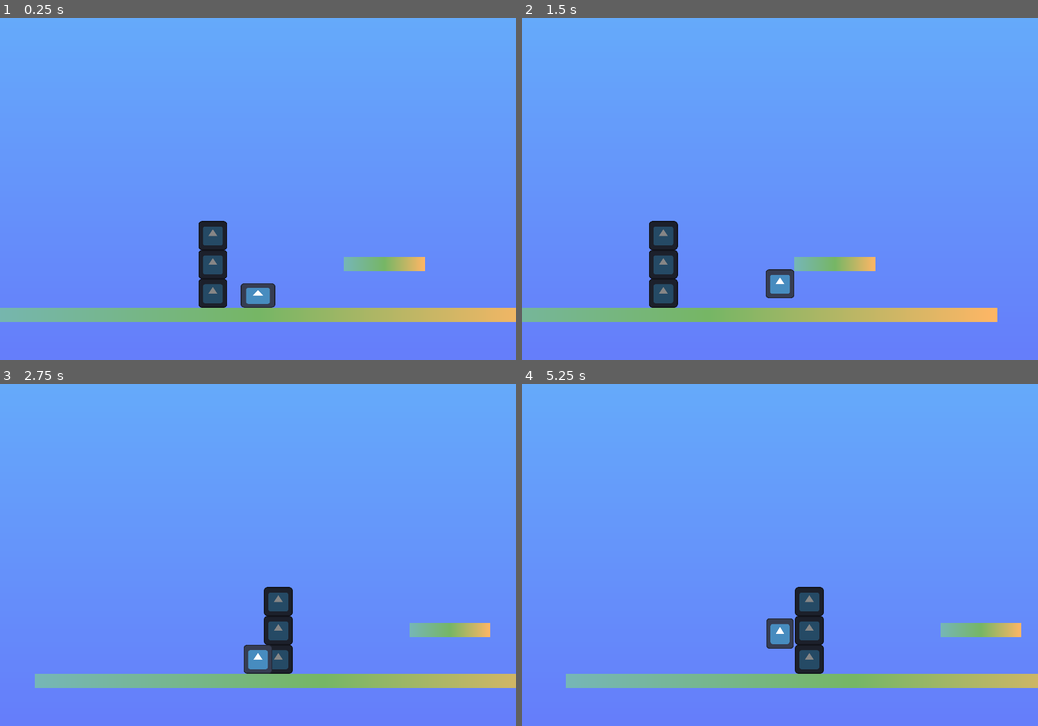
Above: before the commit, frames 1-4 (two rows, left to right).
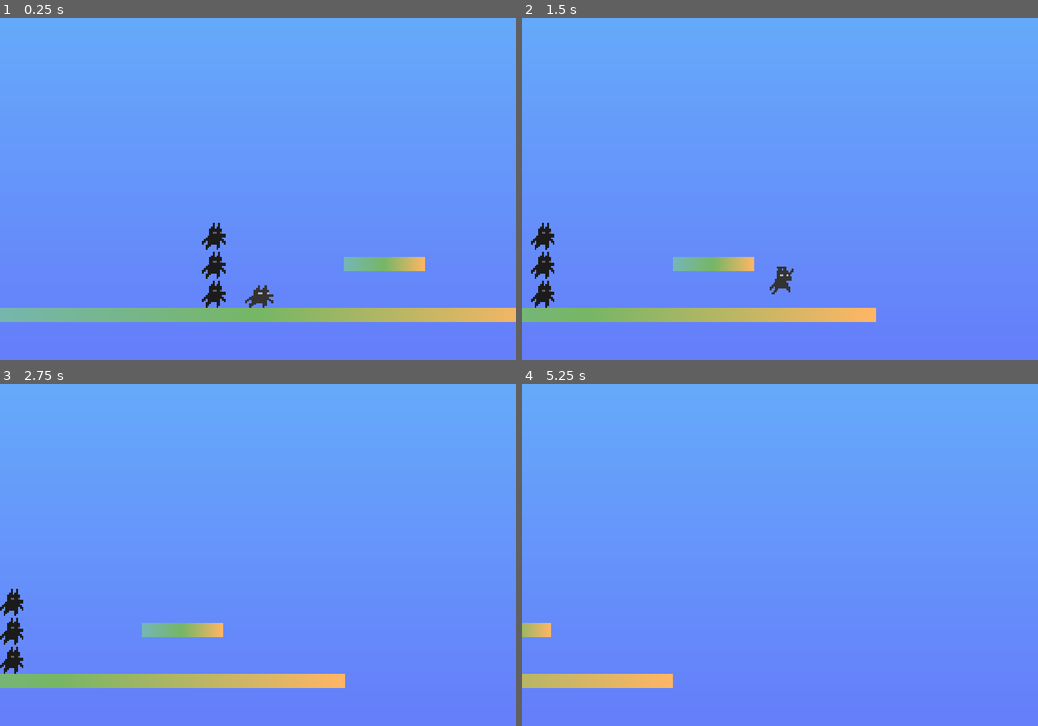
Above: after the commit, the same moments.

Repository: leafcabral/leafs-arcade
Game: Godot game, scene res://main/game_root.tscn
Two runs of this game, one before a commit and one after it. Both use one fixed random seed, a clock stepped at 60 frames per second and the inputs below. The engine's default icon, where the game draws it, is replaced by a stand-in: a white triangle on a blue panel in a dark square.
Inputs:
- Up to frame 1 (0.25 s): no input
- Up to frame 2 (1.5 s): hold D (move_right) from 0.53 s (still down); tap W (jump) at 0.6, 0.77, 1.07, 1.35 s
- Up to frame 3 (2.75 s): tap W (jump) at 1.52, 1.82, 2.1 s; release D (move_right) at 2.03 s; hold A (move_left) from 2.03 s (still down)
- Up to frame 4 (5.25 s): release A (move_left) at 2.78 s; hold D (move_right) 2.78-4.28 s; tap W (jump) at 2.85, 3.02, 3.32, 3.6, 3.77, 4.07, 4.35, 4.52, 4.82, 5.1 s; hold A (move_left) 4.28-5.03 s; hold D (move_right) from 5.03 s (still down)

The runs differ from the first frame. In frame 1, 1.8% of the frame differs, in the area x 38-54%, y 59-85%; in frame 2, 7.4%; in frame 3, 7.7%, in the area x 0-100%, y 59-89%; in frame 4, 6.9%.

Commit message:
feat(tower_of_lmao): add player rough sprites
Make project use nearest texture filter instead of linear

Diff:
--- a/5-tower-of-lmao/entities/player/player.gd
+++ b/5-tower-of-lmao/entities/player/player.gd
@@ -2,14 +2,36 @@
 
 
 @export_range(1, 2, 0.01, "or_greater") var strech_scale := 1.3
+@export_range(0, 1, 0.01, "or_greater") var strech_restore_seconds := 0.1
 
-@onready var sprite: Sprite2D = $Sprite2D
+@onready var sprite: AnimatedSprite2D = $Sprites
 @onready var sprite_original_scale := sprite.scale
 @onready var movement_controller: PlatformerMovement2D = $PlatformerMovement2D
 
 
 func _physics_process(delta: float) -> void:
-	sprite.scale = sprite.scale.move_toward(sprite_original_scale, delta * strech_scale)
+	sprite.scale = sprite.scale.move_toward(
+		sprite_original_scale,
+		delta * strech_scale / strech_restore_seconds
+	)
+	update_sprite_animation()
+
+
+func update_sprite_animation() -> void:
+	if velocity.y:
+		if velocity.y < 0:
+			sprite.play("jump")
+		elif velocity.y > 0:
+			sprite.play("fall")
+	elif velocity.x:
+		sprite.play("walk")
+	else:
+		sprite.play("idle")
+
+	if velocity.x > 0:
+		sprite.flip_h = false
+	elif velocity.x < 0:
+		sprite.flip_h = true
 
 
 func _on_platformer_movement_2d_jumped() -> void:
--- a/5-tower-of-lmao/entities/player/player.tscn
+++ b/5-tower-of-lmao/entities/player/player.tscn
@@ -1,23 +1,128 @@
-[gd_scene load_steps=5 format=3 uid="uid://b6uvxvcf0811"]
+[gd_scene load_steps=17 format=3 uid="uid://b6uvxvcf0811"]
 
 [ext_resource type="Script" uid="uid://bbqag8hc5bpke" path="res://entities/player/player.gd" id="1_sglur"]
-[ext_resource type="Texture2D" uid="uid://dmg650n3i811n" path="res://icon.svg" id="1_symyc"]
+[ext_resource type="Texture2D" uid="uid://mpovthr8rfmt" path="res://entities/player/sprites/sprite-sheet.png" id="2_bls4j"]
 [ext_resource type="Script" uid="uid://4s62gvwpjvxj" path="res://common/components/platformer_movement_2d.gd" id="3_sglur"]
 
+[sub_resource type="AtlasTexture" id="AtlasTexture_sglur"]
+atlas = ExtResource("2_bls4j")
+region = Rect2(0, 48, 16, 16)
+
+[sub_resource type="AtlasTexture" id="AtlasTexture_bls4j"]
+atlas = ExtResource("2_bls4j")
+region = Rect2(16, 48, 16, 16)
+
+[sub_resource type="AtlasTexture" id="AtlasTexture_a1qjk"]
+atlas = ExtResource("2_bls4j")
+region = Rect2(32, 48, 16, 16)
+
+[sub_resource type="AtlasTexture" id="AtlasTexture_fkugw"]
+atlas = ExtResource("2_bls4j")
+region = Rect2(0, 0, 16, 16)
+
+[sub_resource type="AtlasTexture" id="AtlasTexture_j3ovn"]
+atlas = ExtResource("2_bls4j")
+region = Rect2(0, 32, 16, 16)
+
+[sub_resource type="AtlasTexture" id="AtlasTexture_8fjmc"]
+atlas = ExtResource("2_bls4j")
+region = Rect2(0, 16, 16, 16)
+
+[sub_resource type="AtlasTexture" id="AtlasTexture_qiwj3"]
+atlas = ExtResource("2_bls4j")
+region = Rect2(16, 16, 16, 16)
+
+[sub_resource type="AtlasTexture" id="AtlasTexture_26q78"]
+atlas = ExtResource("2_bls4j")
+region = Rect2(32, 16, 16, 16)
+
+[sub_resource type="AtlasTexture" id="AtlasTexture_bectd"]
+atlas = ExtResource("2_bls4j")
+region = Rect2(48, 16, 16, 16)
+
+[sub_resource type="AtlasTexture" id="AtlasTexture_wvtmh"]
+atlas = ExtResource("2_bls4j")
+region = Rect2(64, 16, 16, 16)
+
+[sub_resource type="AtlasTexture" id="AtlasTexture_7thud"]
+atlas = ExtResource("2_bls4j")
+region = Rect2(80, 16, 16, 16)
+
+[sub_resource type="SpriteFrames" id="SpriteFrames_a1qjk"]
+animations = [{
+"frames": [{
+"duration": 1.0,
+"texture": SubResource("AtlasTexture_sglur")
+}, {
+"duration": 1.0,
+"texture": SubResource("AtlasTexture_bls4j")
+}, {
+"duration": 1.0,
+"texture": SubResource("AtlasTexture_a1qjk")
+}],
+"loop": false,
+"name": &"fall",
+"speed": 11.0
+}, {
+"frames": [{
+"duration": 1.0,
+"texture": SubResource("AtlasTexture_fkugw")
+}],
+"loop": true,
+"name": &"idle",
+"speed": 5.0
+}, {
+"frames": [{
+"duration": 1.0,
+"texture": SubResource("AtlasTexture_j3ovn")
+}],
+"loop": true,
+"name": &"jump",
+"speed": 5.0
+}, {
+"frames": [{
+"duration": 1.0,
+"texture": SubResource("AtlasTexture_8fjmc")
+}, {
+"duration": 1.0,
+"texture": SubResource("AtlasTexture_qiwj3")
+}, {
+"duration": 1.0,
+"texture": SubResource("AtlasTexture_26q78")
+}, {
+"duration": 1.0,
+"texture": SubResource("AtlasTexture_bectd")
+}, {
+"duration": 1.0,
+"texture": SubResource("AtlasTexture_wvtmh")
+}, {
+"duration": 1.0,
+"texture": SubResource("AtlasTexture_7thud")
+}],
+"loop": true,
+"name": &"walk",
+"speed": 10.0
+}]
+
 [sub_resource type="RectangleShape2D" id="RectangleShape2D_symyc"]
-size = Vector2(64, 64)
+size = Vector2(52, 48)
 
 [node name="Player" type="CharacterBody2D"]
 collision_mask = 2
 script = ExtResource("1_sglur")
+strech_restore_seconds = 0.15
 
-[node name="Sprite2D" type="Sprite2D" parent="."]
+[node name="Sprites" type="AnimatedSprite2D" parent="."]
 position = Vector2(0, 32)
-scale = Vector2(0.5, 0.5)
-texture = ExtResource("1_symyc")
-offset = Vector2(0, -64)
+scale = Vector2(4, 4)
+sprite_frames = SubResource("SpriteFrames_a1qjk")
+animation = &"fall"
+frame = 2
+frame_progress = 1.0
+offset = Vector2(0, -8)
 
 [node name="CollisionShape2D" type="CollisionShape2D" parent="."]
+position = Vector2(2, 8)
 shape = SubResource("RectangleShape2D_symyc")
 
 [node name="PlatformerMovement2D" type="Node2D" parent="."]
@@ -25,7 +130,9 @@
 jump_height = 128.0
 time_to_peak = 0.4
 jump_buffering_time = 0.1
-corner_correction_offset = Vector2(0, -32)
+corner_correction_amount = 11.78
+corner_correction_offset = Vector2(2, -16)
+corner_correction_distance_between = 50.6
 metadata/_custom_type_script = "uid://4s62gvwpjvxj"
 
 [connection signal="hit_floor" from="PlatformerMovement2D" to="." method="_on_platformer_movement_2d_hit_floor"]
--- a/5-tower-of-lmao/main/game_root.tscn
+++ b/5-tower-of-lmao/main/game_root.tscn
@@ -2,7 +2,7 @@
 
 [ext_resource type="PackedScene" uid="uid://dg2hpc4g0evkm" path="res://main/world/world.tscn" id="1_oc7al"]
 [ext_resource type="PackedScene" uid="uid://b6uvxvcf0811" path="res://entities/player/player.tscn" id="2_mf5tn"]
-[ext_resource type="Texture2D" uid="uid://dmg650n3i811n" path="res://icon.svg" id="3_sd42p"]
+[ext_resource type="Texture2D" uid="uid://mpovthr8rfmt" path="res://entities/player/sprites/sprite-sheet.png" id="3_sd42p"]
 
 [sub_resource type="Gradient" id="Gradient_mf5tn"]
 colors = PackedColorArray(0.39607844, 0.49411765, 0.98039216, 1, 0.39607844, 0.6901961, 0.98039216, 1)
@@ -43,17 +43,23 @@
 [node name="Icon" type="Sprite2D" parent="World/Node2D"]
 z_index = -1
 position = Vector2(0, -32)
-scale = Vector2(0.5, 0.5)
+scale = Vector2(4, 4)
 texture = ExtResource("3_sd42p")
+region_enabled = true
+region_rect = Rect2(0, 0, 16, 16)
 
 [node name="Icon2" type="Sprite2D" parent="World/Node2D"]
 z_index = -1
 position = Vector2(0, -96)
-scale = Vector2(0.5, 0.5)
+scale = Vector2(4, 4)
 texture = ExtResource("3_sd42p")
+region_enabled = true
+region_rect = Rect2(0, 0, 16, 16)
 
 [node name="Icon3" type="Sprite2D" parent="World/Node2D"]
 z_index = -1
 position = Vector2(0, -160)
-scale = Vector2(0.5, 0.5)
+scale = Vector2(4, 4)
 texture = ExtResource("3_sd42p")
+region_enabled = true
+region_rect = Rect2(0, 0, 16, 16)
--- a/5-tower-of-lmao/project.godot
+++ b/5-tower-of-lmao/project.godot
@@ -54,5 +54,6 @@
 
 [rendering]
 
+textures/canvas_textures/default_texture_filter=0
 renderer/rendering_method="gl_compatibility"
 renderer/rendering_method.mobile="gl_compatibility"
Binary file added: 5-tower-of-lmao/entities/player/sprites/sprite-sheet.ase
Binary file added: 5-tower-of-lmao/entities/player/sprites/sprite-sheet.png
Not shown, added: 5-tower-of-lmao/entities/player/sprites/sprite-sheet.png.import
